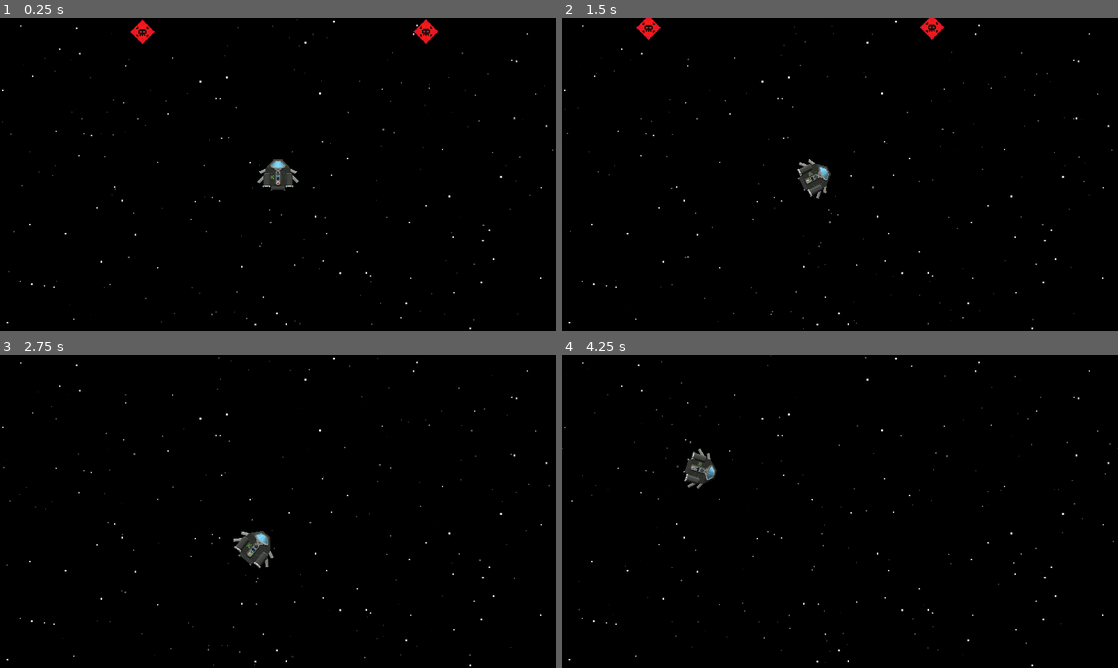
Above: before the commit, frames 1-4 (two rows, left to right).
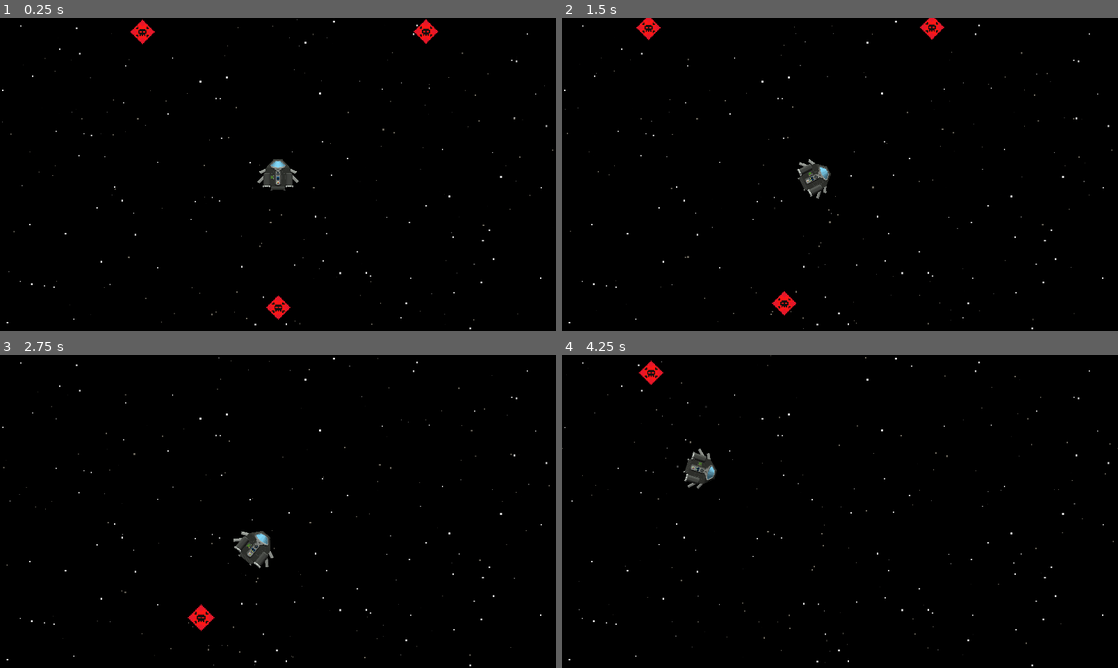
Above: after the commit, the same moments.

Repository: creusator/A_Random_Space_Game
Game: Godot game, scene res://Game.tscn
The game is run twice, just before and just after one commit, with the same random seed, the same clock (stepped at 60 frames per second) and the same inputs.
Inputs (mouse positions are in pixels of both pictures, inside the frame that each line leads up to):
- Up to frame 1 (0.25 s): no input
- Up to frame 2 (1.5 s): tap Enter at 0.5 s; move the mouse to (962, 158) at 0.52 s; hold D (rotate_right) 0.53-1.28 s; hold Right mouse button (enable_precision_mode_hold) 0.53-1.28 s; move the mouse to (728, 190) at 1.27 s; hold S (thrust_down) from 1.28 s (still down); tap P (enable_precision_mode_toggle) at 1.35 s
- Up to frame 3 (2.75 s): move the mouse to (333, 442) at 2.02 s; release S (thrust_down) at 2.03 s; hold D (rotate_right) from 2.03 s (still down); tap Mouse wheel up (zoom_in) at 2.1 s
- Up to frame 4 (4.25 s): move the mouse to (812, 574) at 2.77 s; release D (rotate_right) at 2.78 s; hold S (thrust_down) 2.78-3.53 s; tap Mouse wheel down (zoom_out) at 2.85 s; move the mouse to (1006, 558) at 3.52 s; hold A (rotate_left) from 3.53 s (still down); hold Right mouse button (enable_precision_mode_hold) from 3.53 s (still down)

The runs differ from the first frame. In frame 1, 0.1% of the frame differs, in the area x 47-53%, y 88-97%; in frame 2, 0.1%; in frame 3, 0.2%, in the area x 33-39%, y 79-89%; in frame 4, 0.2%.

Commit message:
Ship Components - ShieldGenerator (WIP)
-Basic shield collision implemented

-TODO : Find a way to relate power status to internal components

Diff:
--- a/Entities/Ships/NorikerMKI/NorikerMKI.tscn
+++ b/Entities/Ships/NorikerMKI/NorikerMKI.tscn
@@ -18,75 +18,64 @@
 [ext_resource type="PackedScene" uid="uid://c1i87bsv1efdt" path="res://Entities/Ships/NorikerMKI/ShipComponents/InternalComponents/ShieldGenerator/NorikerShieldGenerator.tscn" id="18_gy7je"]
 
 [node name="NorikerMKI" instance=ExtResource("1_skko5")]
+collision_layer = 0
+collision_mask = 0
 
 [node name="Chassis" parent="StructuralComponentManager" index="0" instance=ExtResource("2_xgley")]
 data = ExtResource("3_xuh8a")
 
-[node name="LeftTopWing" parent="StructuralComponentManager" index="1" node_paths=PackedStringArray("structural_parent") instance=ExtResource("8_nnnrk")]
+[node name="LeftTopWing" parent="StructuralComponentManager" index="1" instance=ExtResource("8_nnnrk")]
 position = Vector2(-54, -11)
 data = ExtResource("10_wm0ag")
-structural_parent = NodePath("../Chassis")
 
-[node name="LeftBottomWing" parent="StructuralComponentManager" index="2" node_paths=PackedStringArray("structural_parent") instance=ExtResource("8_xuh8a")]
+[node name="LeftBottomWing" parent="StructuralComponentManager" index="2" instance=ExtResource("8_xuh8a")]
 position = Vector2(-61, 19)
 data = ExtResource("10_wm0ag")
-structural_parent = NodePath("../LeftMainThruster")
 
-[node name="RightBottomWing" parent="StructuralComponentManager" index="3" node_paths=PackedStringArray("structural_parent") instance=ExtResource("8_xuh8a")]
+[node name="RightBottomWing" parent="StructuralComponentManager" index="3" instance=ExtResource("8_xuh8a")]
 position = Vector2(61, 17)
 rotation = -3.14159
 scale = Vector2(1, -1)
 data = ExtResource("10_wm0ag")
-structural_parent = NodePath("../RightMainThruster")
 
-[node name="RightTopWing" parent="StructuralComponentManager" index="4" node_paths=PackedStringArray("structural_parent") instance=ExtResource("8_nnnrk")]
+[node name="RightTopWing" parent="StructuralComponentManager" index="4" instance=ExtResource("8_nnnrk")]
 position = Vector2(54, -11)
 rotation = -3.14159
 scale = Vector2(1, -1)
 data = ExtResource("10_wm0ag")
-structural_parent = NodePath("../Chassis")
 
-[node name="LeftMainThruster" parent="StructuralComponentManager" index="5" node_paths=PackedStringArray("structural_parent") instance=ExtResource("2_f7jef")]
+[node name="LeftMainThruster" parent="StructuralComponentManager" index="5" instance=ExtResource("2_f7jef")]
 position = Vector2(-39.5, 20)
 data = ExtResource("3_8d0gf")
-structural_parent = NodePath("../Chassis")
 
-[node name="RightMainThruster" parent="StructuralComponentManager" index="6" node_paths=PackedStringArray("structural_parent") instance=ExtResource("2_f7jef")]
+[node name="RightMainThruster" parent="StructuralComponentManager" index="6" instance=ExtResource("2_f7jef")]
 position = Vector2(39.5, 20)
 data = ExtResource("3_8d0gf")
-structural_parent = NodePath("../Chassis")
 
-[node name="RightSmallThruster" parent="StructuralComponentManager" index="7" node_paths=PackedStringArray("structural_parent") instance=ExtResource("6_j7ebk")]
+[node name="RightSmallThruster" parent="StructuralComponentManager" index="7" instance=ExtResource("6_j7ebk")]
 position = Vector2(22.5, 52)
 rotation = -3.14159
 scale = Vector2(1, -1)
 data = ExtResource("6_d1ph0")
-structural_parent = NodePath("../Chassis")
 
-[node name="LeftSmallThruster" parent="StructuralComponentManager" index="8" node_paths=PackedStringArray("structural_parent") instance=ExtResource("6_j7ebk")]
+[node name="LeftSmallThruster" parent="StructuralComponentManager" index="8" instance=ExtResource("6_j7ebk")]
 position = Vector2(-22.5, 52)
 data = ExtResource("6_d1ph0")
-structural_parent = NodePath("../Chassis")
 
 [node name="InternalComponentManager" parent="." index="1"]
 z_index = 2
 
-[node name="PowerPlant" parent="InternalComponentManager" index="0" node_paths=PackedStringArray("structural_parent") instance=ExtResource("11_wr48f")]
+[node name="PowerPlant" parent="InternalComponentManager" index="0" instance=ExtResource("11_wr48f")]
 position = Vector2(-19.5, 10)
-structural_parent = NodePath("../../StructuralComponentManager/Chassis")
 
-[node name="FuelTank" parent="InternalComponentManager" index="1" node_paths=PackedStringArray("structural_parent") instance=ExtResource("12_xmtj0")]
+[node name="FuelTank" parent="InternalComponentManager" index="1" instance=ExtResource("12_xmtj0")]
 data = ExtResource("13_it8ax")
-structural_parent = NodePath("../../StructuralComponentManager/Chassis")
 
-[node name="Sensors" parent="InternalComponentManager" index="2" node_paths=PackedStringArray("structural_parent") instance=ExtResource("14_fkmu8")]
+[node name="Sensors" parent="InternalComponentManager" index="2" instance=ExtResource("14_fkmu8")]
 position = Vector2(0, 29)
-structural_parent = NodePath("../../StructuralComponentManager/Chassis")
 
-[node name="LifeSupport" parent="InternalComponentManager" index="3" node_paths=PackedStringArray("structural_parent") instance=ExtResource("16_wvp4i")]
+[node name="LifeSupport" parent="InternalComponentManager" index="3" instance=ExtResource("16_wvp4i")]
 position = Vector2(0, 13.5)
-structural_parent = NodePath("../../StructuralComponentManager/Chassis")
 
-[node name="ShieldGenerator" parent="InternalComponentManager" index="4" node_paths=PackedStringArray("structural_parent") instance=ExtResource("18_gy7je")]
+[node name="ShieldGenerator" parent="InternalComponentManager" index="4" instance=ExtResource("18_gy7je")]
 position = Vector2(0, -3)
-structural_parent = NodePath("../../StructuralComponentManager/Chassis")
--- /dev/null
+++ b/Entities/Ships/NorikerMKI/ShipComponents/InternalComponents/ShieldGenerator/NorikerShield.tscn
@@ -0,0 +1,19 @@
+[gd_scene load_steps=3 format=3 uid="uid://3aiq55ysvf5u"]
+
+[ext_resource type="PackedScene" uid="uid://bj2q4e14pdn4d" path="res://Entities/Ships/Template/ShipComponents/InternalComponents/ShieldGenerator/Shield.tscn" id="1_22pi5"]
+
+[sub_resource type="CircleShape2D" id="CircleShape2D_22pi5"]
+radius = 80.0
+
+[node name="Shield" instance=ExtResource("1_22pi5")]
+
+[node name="HealthComponent" parent="." index="0"]
+max_health = 1
+
+[node name="HurtboxComponent" parent="." index="1"]
+collision_layer = 0
+collision_mask = 4
+
+[node name="CollisionShape2D" type="CollisionShape2D" parent="HurtboxComponent" index="0"]
+z_index = -1
+shape = SubResource("CircleShape2D_22pi5")
--- a/Entities/Ships/NorikerMKI/ShipComponents/InternalComponents/ShieldGenerator/NorikerShieldGenerator.tres
+++ b/Entities/Ships/NorikerMKI/ShipComponents/InternalComponents/ShieldGenerator/NorikerShieldGenerator.tres
@@ -6,5 +6,6 @@
 script = ExtResource("1_cbmd5")
 mass = 1
 power_consumption = 1
-time_to_reload = 30.0
+shield_health = 1
+time_to_reload = 10.0
 metadata/_custom_type_script = "uid://br5qb6kfet18u"
--- a/Entities/Ships/NorikerMKI/ShipComponents/InternalComponents/ShieldGenerator/NorikerShieldGenerator.tscn
+++ b/Entities/Ships/NorikerMKI/ShipComponents/InternalComponents/ShieldGenerator/NorikerShieldGenerator.tscn
@@ -1,8 +1,9 @@
-[gd_scene load_steps=7 format=3 uid="uid://c1i87bsv1efdt"]
+[gd_scene load_steps=8 format=3 uid="uid://c1i87bsv1efdt"]
 
 [ext_resource type="PackedScene" uid="uid://d16jkxh7ddyw5" path="res://Entities/Ships/Template/ShipComponents/InternalComponents/ShieldGenerator/ShieldGenerator.tscn" id="1_22ulm"]
 [ext_resource type="Texture2D" uid="uid://cuuog7fys2nm3" path="res://Assets/Ships/NorikerMKI/NorikerMKI.png" id="2_ehf5d"]
 [ext_resource type="Resource" uid="uid://xrvbwna7we4p" path="res://Entities/Ships/NorikerMKI/ShipComponents/InternalComponents/ShieldGenerator/NorikerShieldGenerator.tres" id="2_my5o2"]
+[ext_resource type="PackedScene" uid="uid://3aiq55ysvf5u" path="res://Entities/Ships/NorikerMKI/ShipComponents/InternalComponents/ShieldGenerator/NorikerShield.tscn" id="3_akpdy"]
 [ext_resource type="Texture2D" uid="uid://cs3m52oeslmw3" path="res://Assets/Ships/NorikerMKI/NorikerMKI-NORMAL.png" id="3_my5o2"]
 
 [sub_resource type="CanvasTexture" id="CanvasTexture_akpdy"]
@@ -15,13 +16,20 @@
 [node name="ShieldGenerator" instance=ExtResource("1_22ulm")]
 data = ExtResource("2_my5o2")
 
-[node name="Sprite2D" parent="." index="0"]
+[node name="Shield" parent="." index="0" node_paths=PackedStringArray("structural_parent") instance=ExtResource("3_akpdy")]
+z_index = -1
+structural_parent = NodePath("..")
+
+[node name="Sprite2D" parent="." index="1"]
 texture = SubResource("CanvasTexture_akpdy")
 region_enabled = true
 region_rect = Rect2(125, 74, 12, 12)
 
-[node name="HealthComponent" parent="." index="1"]
+[node name="HealthComponent" parent="." index="2"]
 max_health = 1
+
+[node name="HurtboxComponent" parent="." index="3"]
+collision_layer = 0
 
 [node name="CollisionShape2D" type="CollisionShape2D" parent="HurtboxComponent" index="0"]
 z_index = -1
--- a/Entities/Ships/NorikerMKI/ShipComponents/StructuralComponents/Chassis/NorikerChassis.tscn
+++ b/Entities/Ships/NorikerMKI/ShipComponents/StructuralComponents/Chassis/NorikerChassis.tscn
@@ -16,8 +16,5 @@
 region_enabled = true
 region_rect = Rect2(2, 3, 92, 106)
 
-[node name="CollisionPolygon2D" parent="Chassis" index="0"]
-polygon = PackedVector2Array(-16, -53, -44, -21, -44, -8, -46, -5, -31, -5, -28, -2, -28, 37, -26, 37, -25, 38, -25, 48, -20, 53, 20, 53, 25, 48, 25, 38, 26, 37, 28, 37, 28, -2, 31, -5, 46, -5, 44, -8, 44, -21, 16, -53)
-
 [node name="HealthComponent" parent="." index="2"]
 max_health = 1
--- a/Entities/Ships/NorikerMKI/ShipComponents/StructuralComponents/Thrusters/NorikerMainThruster.tscn
+++ b/Entities/Ships/NorikerMKI/ShipComponents/StructuralComponents/Thrusters/NorikerMainThruster.tscn
@@ -19,6 +19,9 @@
 region_enabled = true
 region_rect = Rect2(96, 59, 27, 50)
 
+[node name="HurtboxComponent" parent="." index="1"]
+collision_layer = 0
+
 [node name="CollisionShape2D" type="CollisionShape2D" parent="HurtboxComponent" index="0"]
 shape = SubResource("RectangleShape2D_f2stx")
 
--- a/Entities/Ships/NorikerMKI/ShipComponents/StructuralComponents/Thrusters/NorikerSmallThruster.tscn
+++ b/Entities/Ships/NorikerMKI/ShipComponents/StructuralComponents/Thrusters/NorikerSmallThruster.tscn
@@ -19,6 +19,9 @@
 region_enabled = true
 region_rect = Rect2(100, 3, 7, 8)
 
+[node name="HurtboxComponent" parent="." index="1"]
+collision_layer = 0
+
 [node name="CollisionShape2D" type="CollisionShape2D" parent="HurtboxComponent" index="0"]
 shape = SubResource("RectangleShape2D_vrc7v")
 
--- a/Entities/Ships/NorikerMKI/ShipComponents/StructuralComponents/Wing/NorikerBottomWing.tscn
+++ b/Entities/Ships/NorikerMKI/ShipComponents/StructuralComponents/Wing/NorikerBottomWing.tscn
@@ -17,6 +17,9 @@
 region_enabled = true
 region_rect = Rect2(96, 31, 20, 27)
 
+[node name="HurtboxComponent" parent="." index="1"]
+collision_layer = 0
+
 [node name="CollisionPolygon2D" type="CollisionPolygon2D" parent="HurtboxComponent" index="0"]
 polygon = PackedVector2Array(10, -14, 9, -14, -10, 5, -10, 7, -4, 13, -3, 13, 10, 0)
 
--- a/Entities/Ships/NorikerMKI/ShipComponents/StructuralComponents/Wing/NorikerTopWing.tscn
+++ b/Entities/Ships/NorikerMKI/ShipComponents/StructuralComponents/Wing/NorikerTopWing.tscn
@@ -17,6 +17,9 @@
 region_enabled = true
 region_rect = Rect2(95, 12, 21, 18)
 
+[node name="HurtboxComponent" parent="." index="1"]
+collision_layer = 0
+
 [node name="CollisionPolygon2D" type="CollisionPolygon2D" parent="HurtboxComponent" index="0"]
 polygon = PackedVector2Array(10, -9, 8, -9, -11, 1, -11, 3, -6, 9, -4, 9, 10, 2)
 
--- /dev/null
+++ b/Entities/Ships/Template/ShipComponents/InternalComponents/ShieldGenerator/Shield.gd
@@ -0,0 +1,23 @@
+class_name Shield
+extends ShipComponent
+
+signal shield_depleted(component:ShipComponent)
+
+@onready var shield:CollisionShape2D = $HurtboxComponent/CollisionShape2D
+
+func _ready() -> void:
+	super()
+
+func initialize() -> void:
+	health_component.set_health(self.get_parent().shield_health)
+
+func _on_structural_parent_destroyed(_component: ShipComponent):
+	component_destroyed.emit(self)
+	self.queue_free()
+
+func _on_health_component_health_depleted():
+	shield.set_deferred("disabled", true)
+	shield_depleted.emit()
+	await get_tree().create_timer(get_parent().time_to_reload).timeout
+	health_component.set_health(get_parent().shield_health)
+	shield.set_deferred("disabled", false)
--- /dev/null
+++ b/Entities/Ships/Template/ShipComponents/InternalComponents/ShieldGenerator/Shield.tscn
@@ -0,0 +1,17 @@
+[gd_scene load_steps=4 format=3 uid="uid://bj2q4e14pdn4d"]
+
+[ext_resource type="Script" uid="uid://dtpuwnvircs0e" path="res://Entities/Ships/Template/ShipComponents/InternalComponents/ShieldGenerator/Shield.gd" id="1_qrm2e"]
+[ext_resource type="Script" uid="uid://6tpqi5irmclb" path="res://Components/HealthComponent.gd" id="2_if8qq"]
+[ext_resource type="Script" uid="uid://6beojrehdnyn" path="res://Components/HurtboxComponent.gd" id="3_sh4vm"]
+
+[node name="Shield" type="Node2D"]
+script = ExtResource("1_qrm2e")
+
+[node name="HealthComponent" type="Node" parent="."]
+script = ExtResource("2_if8qq")
+metadata/_custom_type_script = "uid://6tpqi5irmclb"
+
+[node name="HurtboxComponent" type="Area2D" parent="." node_paths=PackedStringArray("health_component")]
+script = ExtResource("3_sh4vm")
+health_component = NodePath("../HealthComponent")
+metadata/_custom_type_script = "uid://6beojrehdnyn"
--- a/Entities/Ships/Template/ShipComponents/InternalComponents/ShieldGenerator/ShieldGenerator.gd
+++ b/Entities/Ships/Template/ShipComponents/InternalComponents/ShieldGenerator/ShieldGenerator.gd
@@ -3,12 +3,17 @@
 
 @export var data:ShieldGeneratorData
 
+@onready var shield:Shield = $Shield
+
 var mass:int
 var power_consumption:int
+var shield_health:int
 var time_to_reload:float
 
 func _ready() -> void:
 	super()
 	mass = data.mass
 	power_consumption = data.power_consumption
+	shield_health = data.shield_health
 	time_to_reload = data.time_to_reload
+	shield.initialize()
--- a/Entities/Ships/Template/ShipComponents/StructuralComponents/Chassis/Chassis.tscn
+++ b/Entities/Ships/Template/ShipComponents/StructuralComponents/Chassis/Chassis.tscn
@@ -9,12 +9,12 @@
 
 [node name="Sprite2D" type="Sprite2D" parent="."]
 
-[node name="Chassis" type="Area2D" parent="." node_paths=PackedStringArray("health_component")]
+[node name="HurtboxComponent" type="Area2D" parent="." node_paths=PackedStringArray("health_component")]
 script = ExtResource("1_vxds5")
 health_component = NodePath("../HealthComponent")
 metadata/_custom_type_script = "uid://6beojrehdnyn"
 
-[node name="CollisionPolygon2D" type="CollisionPolygon2D" parent="Chassis"]
+[node name="CollisionPolygon2D" type="CollisionPolygon2D" parent="HurtboxComponent"]
 
 [node name="HealthComponent" type="Node" parent="."]
 script = ExtResource("2_b37or")
--- a/Game.tscn
+++ b/Game.tscn
@@ -38,3 +38,8 @@
 position = Vector2(511, -493)
 scale = Vector2(4, 4)
 collision_layer = 2
+
+[node name="HitboxComponent3" parent="." instance=ExtResource("4_t88pq")]
+position = Vector2(1, 459)
+scale = Vector2(4, 4)
+collision_layer = 4
--- a/Scripts/Ressources/ShieldGeneratorData.gd
+++ b/Scripts/Ressources/ShieldGeneratorData.gd
@@ -3,4 +3,5 @@
 
 @export var mass:int
 @export var power_consumption:int
+@export var shield_health:int
 @export var time_to_reload:float
Not shown, added: Entities/Ships/Template/ShipComponents/InternalComponents/ShieldGenerator/Shield.gd.uid
